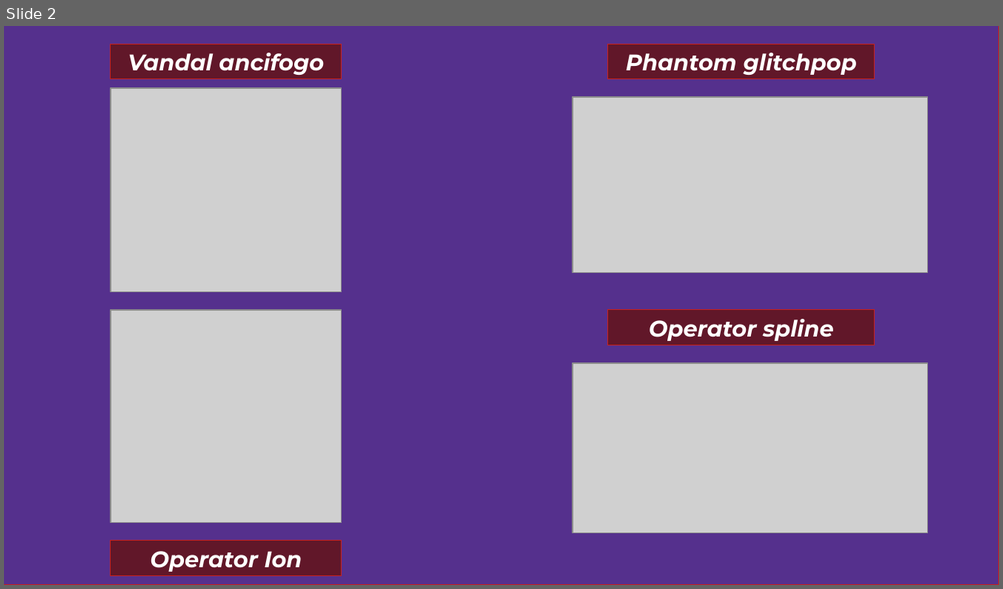
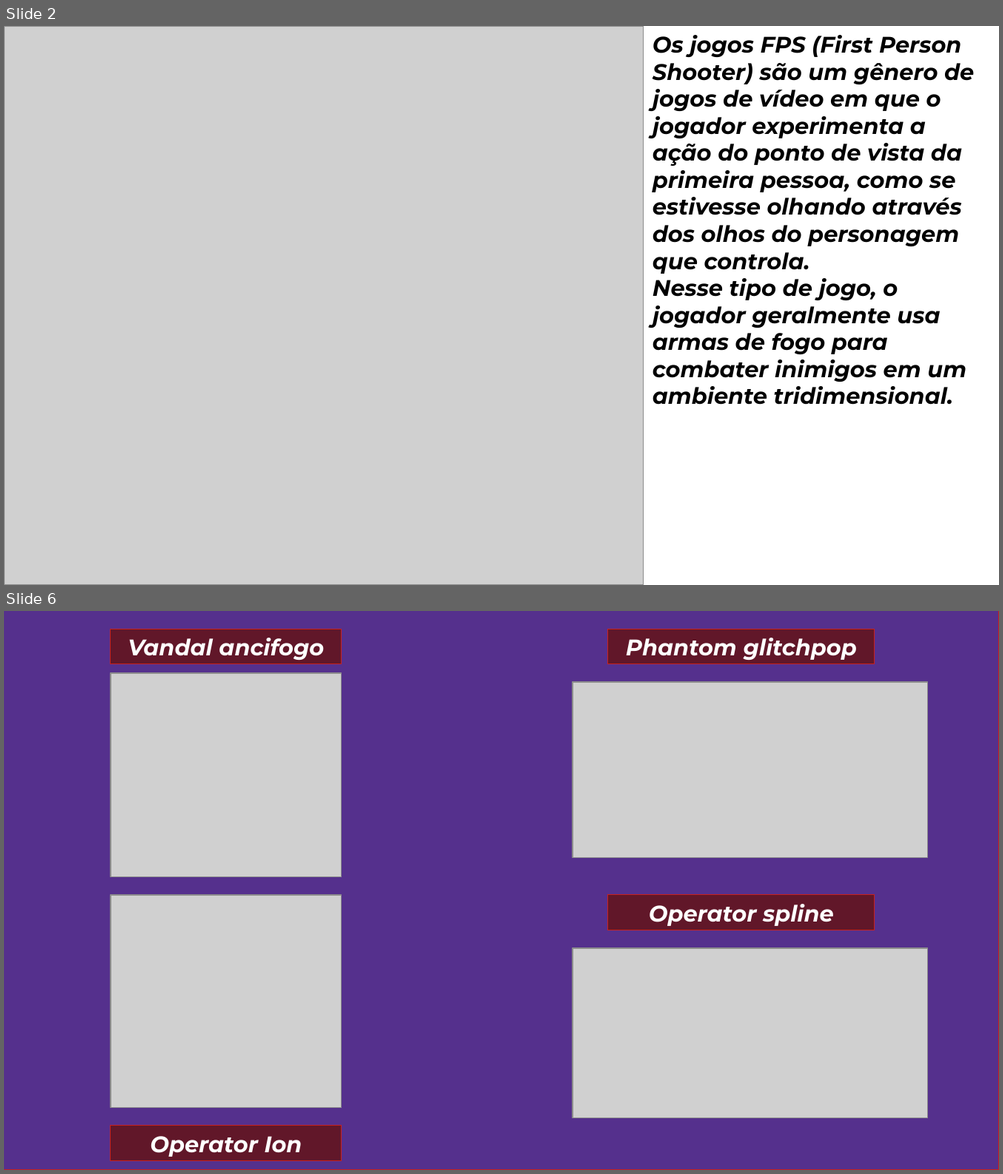
Before and after one commit to eonandez/LING_PROG-3-23, a slide deck: Sem título 1.odp. Shown one above the other, each under a label of ours: slide 2 before the commit, slides 2 and 6 after it; the slides between them are not shown. The pictures are 1003x589 and 1003x1174 pixels, drawn with LibreOffice and Linux fonts; fonts in the diff are those of the drawing; grey boxes stand for pictures. Boxes give left, top, right and bottom in pixels: in the first picture for what was removed or moved away, otherwise in the second. Text is boxed around its words. In the diff, an @@ line names an element or a change of style, - is before the commit and + after.

```diff
--- a/Sem título 1.odp
+++ b/Sem título 1.odp
@@ slide 2 added at (x1=4, y1=26, x2=999, y2=585), background #FFFFFF @@
@@ picture added at (x1=4, y1=26, x2=644, y2=585) @@
@@ text added at (x1=652, y1=35, x2=973, y2=405), 18 pt, text #000000, bold, italic @@
+Os jogos FPS (First Person Shooter) são um gênero de jogos de vídeo em que o jogador experimenta a ação do ponto de vista da primeira pessoa, como se estivesse olhando através dos olhos do personagem que controla.
+Nesse tipo de jogo, o jogador geralmente usa armas de fogo para combater inimigos em um ambiente tridimensional.
@@ what was slide 2 is now slide 6 @@
```
Also in this commit, not shown: 2 other slides added, 3 slides removed.
